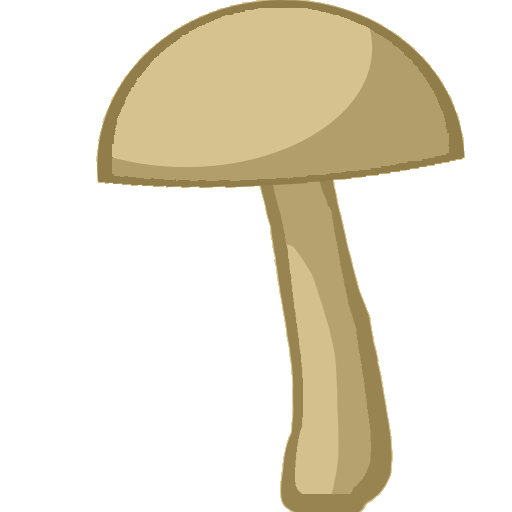
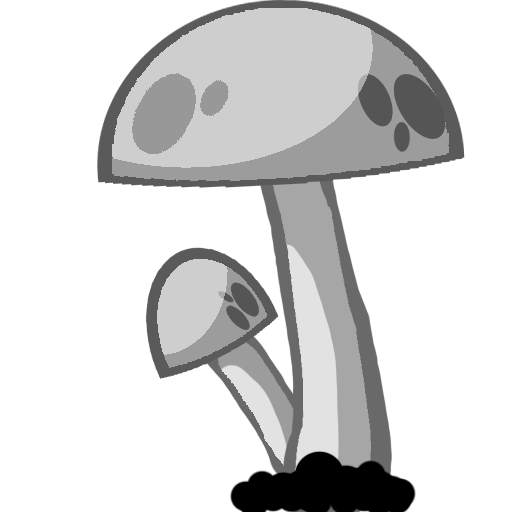
Two versions of the same layered image (512 x 512). Layer-by-layer changes:
hid "Layer 3", painted on it over [96, 0, 465, 512]
"Shape 4": opacity 100% → 50%, painted on it over [112, 8, 373, 168]
added layer "Shape 6 copy" above "Shape 5 copy 2" over [132, 73, 229, 154]
added layer "Shape 5 copy 2" above "Shape 2 copy" over [357, 74, 446, 152]
added layer "Layer 7" above "Layer 1" over [229, 450, 416, 512]
added layer "Shape 6" (50%) above "Shape 5 copy 3" over [157, 259, 228, 355]
added layer "Shape 5 copy 3" above "Shape 2 copy 3" over [217, 282, 260, 331]
added layer "Shape 2 copy 3" above "Shape 2 copy 2" over [157, 259, 267, 368]
added layer "Shape 2 copy 2" above "Layer 6" over [145, 247, 279, 380]
added layer "Layer 6" above "Layer 5" over [220, 363, 293, 476]
added layer "Layer 5" above "Layer 4" over [218, 339, 318, 480]
added layer "Layer 4" above "d41586-019-03614-0_17409632" over [201, 322, 322, 483]
